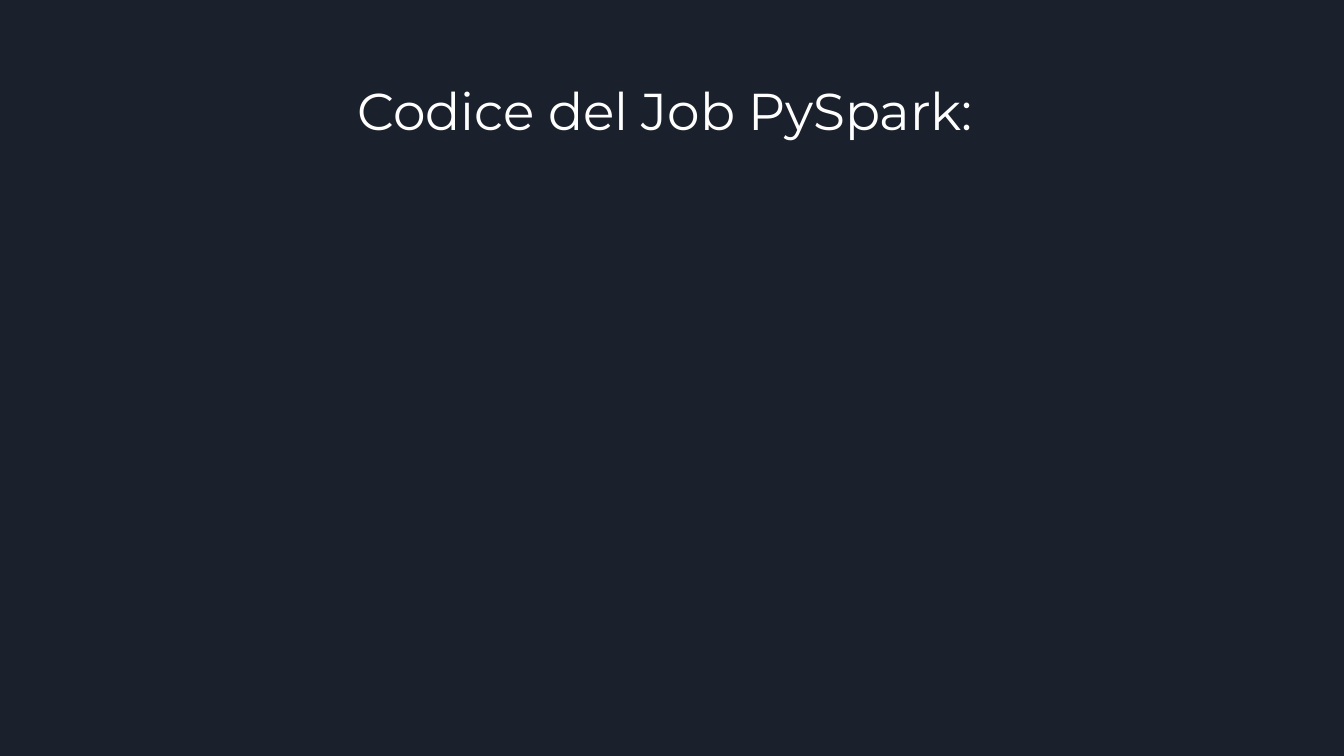
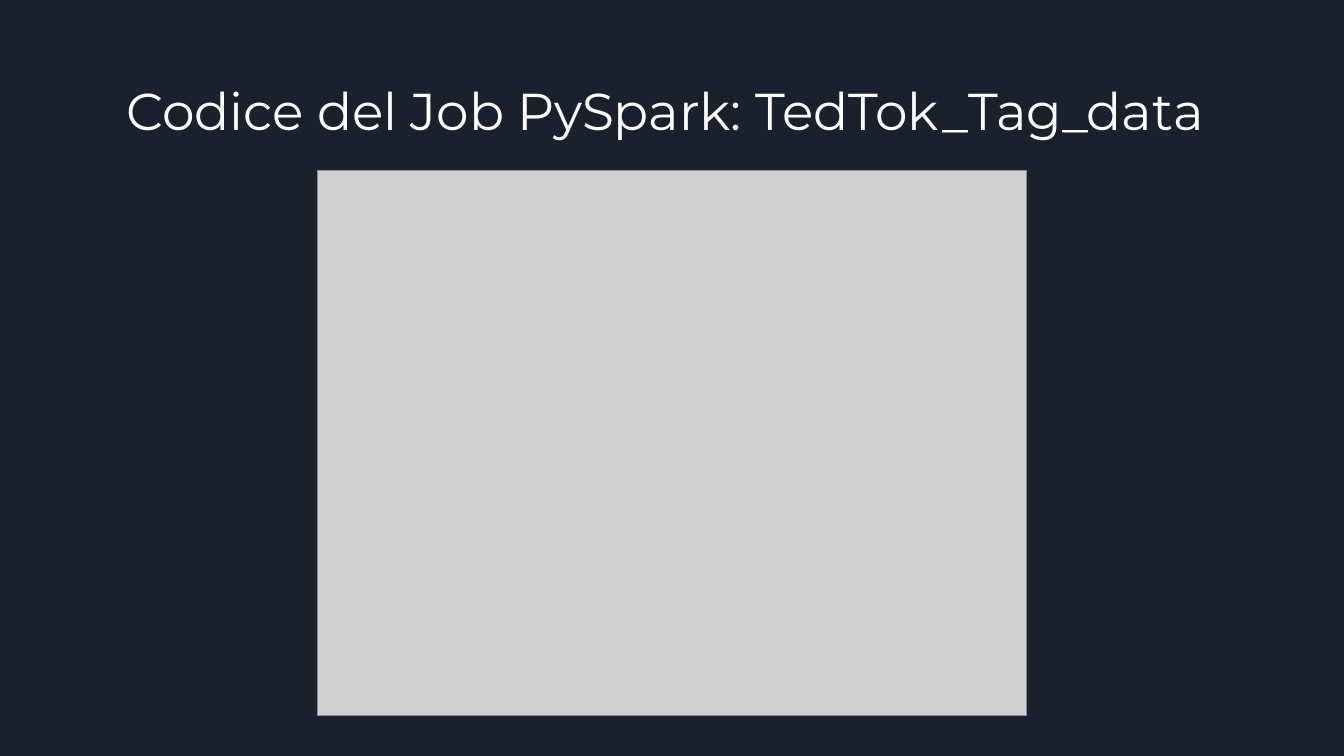
Before and after one commit to Gabriele-Mazzoleni/Progetti_Tec_Cloud_Mobile_2024, a slide deck: slide 6 of Parte 2/Presentazione TedxTok(parte 2).pptx. Drawn at 1344x756 pixels with LibreOffice and Linux fonts; fonts in the diff are those of the drawing; grey boxes stand for pictures. Boxes give left, top, right and bottom in pixels: in the first picture for what was removed or moved away, otherwise in the second. Text is boxed around its words. In the diff, an @@ line names an element or a change of style, - is before the commit and + after.

```diff
--- a/Parte 2/Presentazione TedxTok(parte 2).pptx
+++ b/Parte 2/Presentazione TedxTok(parte 2).pptx
@@ title at (x1=126, y1=91, x2=1204, y2=141): text changed @@
-Codice del Job PySpark:
+Codice del Job PySpark: TedTok_Tag_data
@@ picture added at (x1=318, y1=170, x2=1026, y2=716) @@
```
Also in this commit, not shown: 4 other slides changed, 2 slides added, 1 slide removed.
